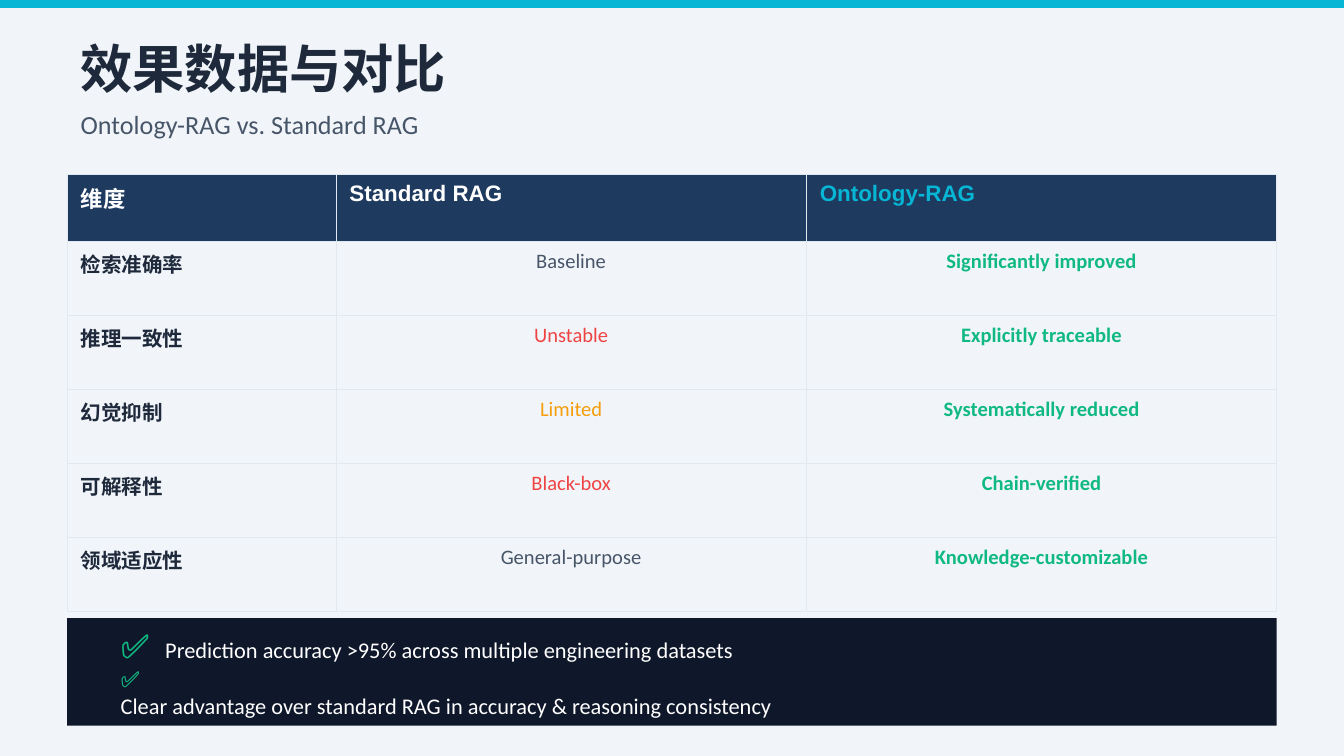
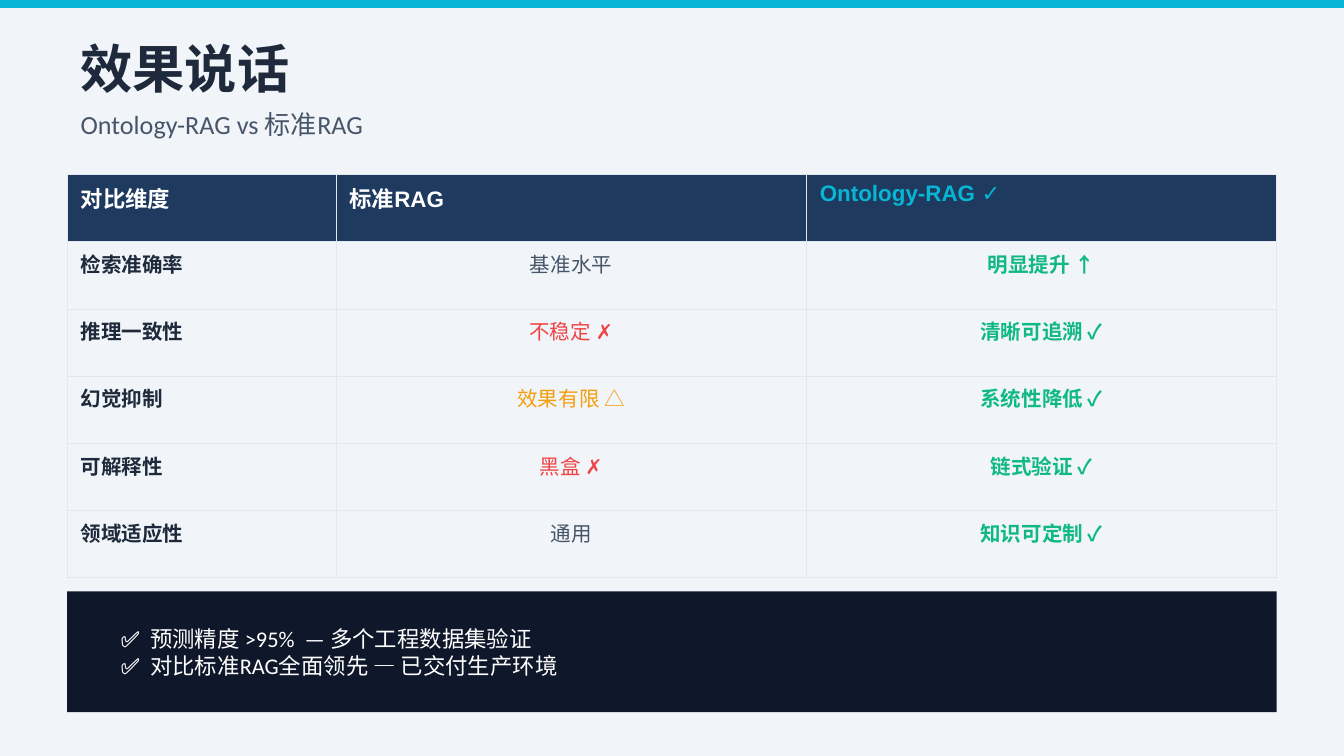
Before and after one commit to wang-minghan/notbook, a slide deck: slide 9 of 工作/面试准备/试讲_PPT.pptx. Drawn at 1344x756 pixels with LibreOffice and Linux fonts; fonts in the diff are those of the drawing. Boxes give left, top, right and bottom in pixels: in the first picture for what was removed or moved away, otherwise in the second. Text is boxed around its words. In the diff, an @@ line names an element or a change of style, - is before the commit and + after.

```diff
--- a/工作/面试准备/试讲_PPT.pptx
+++ b/工作/面试准备/试讲_PPT.pptx
@@ text at (81, 43, 290, 93): text changed @@
-效果数据与对比
+效果说话
@@ text at (81, 112, 363, 139): text changed @@
-Ontology-RAG vs. Standard RAG
+Ontology-RAG vs 标准RAG
@@ table at (67, 175, 1277, 547) @@
-row 1: 维度 | Standard RAG | Ontology-RAG
+row 1: 对比维度 | 标准RAG | Ontology-RAG ✓
-row 2, column 2: Baseline
+row 2, column 2: 基准水平
-row 2, column 3: Significantly improved
+row 2, column 3: 明显提升 ↑
-row 3, column 2: Unstable
+row 3, column 2: 不稳定 ✗
-row 3, column 3: Explicitly traceable
+row 3, column 3: 清晰可追溯 ✓
-row 4, column 2: Limited
+row 4, column 2: 效果有限 △
-row 4, column 3: Systematically reduced
+row 4, column 3: 系统性降低 ✓
-row 5, column 2: Black-box
+row 5, column 2: 黑盒 ✗
-row 5, column 3: Chain-verified
+row 5, column 3: 链式验证 ✓
-row 6, column 2: General-purpose
+row 6, column 2: 通用
-row 6, column 3: Knowledge-customizable
+row 6, column 3: 知识可定制 ✓
@@ rectangle: place and size @@
-rectangle at (67, 618, 1277, 726)
+rectangle at (67, 591, 1277, 712)
@@ text at (150, 628, 558, 676): text changed @@
-✅ Prediction accuracy >95% across multiple engineering datasets
-✅
-Clear advantage over standard RAG in accuracy & reasoning consistency
+✅ 预测精度 >95% — 多个工程数据集验证
+✅ 对比标准RAG全面领先 — 已交付生产环境
```
Also in this commit, not shown: 4 other slides changed, 7 slides added, 7 slides removed, 2 other files.
